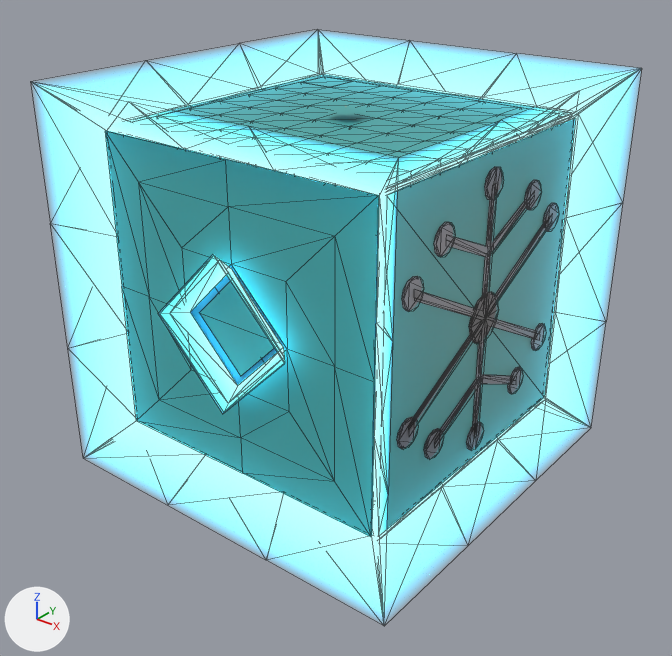
What one commit did to the glTF model static/puzzlebox.glb.
One viewpoint serves both versions: a camera (50 mm lens) standing at (3.38, -4.32, 2.29) and looking at (0.05, -0.15, -0.3). Lighting does not change. The marker at lower left points along +X, +Y and +Z. Mesh edges are drawn as thin lines on the coarser meshes. Where no turn or scale is listed for an object, it has been applied to the vertices. Vertices at the same position are counted once.

Objects in the first picture: 'Plane', 'Plane.001', 'core', 'drip-panel', 'drip-path-bg', 'light-leak', 'top-panel', 'torch-panel'.
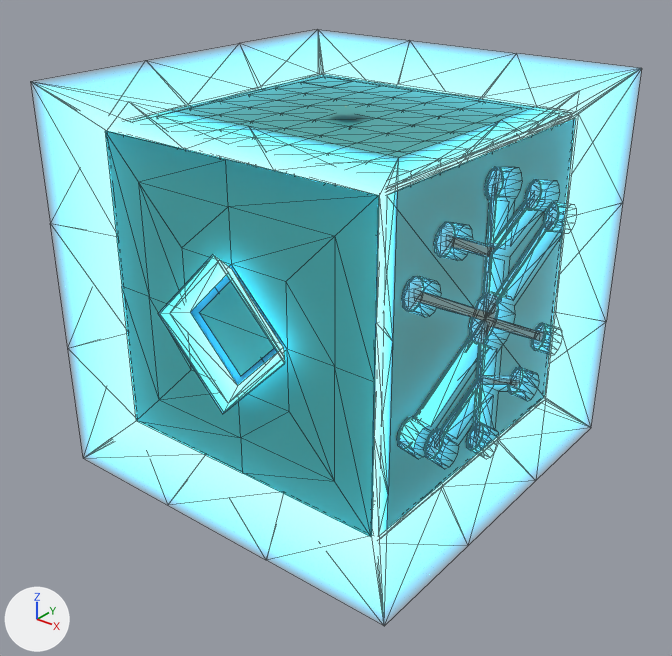
Changed parts and their boxes [x1, y1, x2, y2] in the pictures (672 x 656 px; the box of a moved part takes in the faces that stretch with it):
'drip-path-glow', added
    after: [397, 167, 552, 459]
'drip-path-bg', reshaped
    before: [397, 167, 553, 459]
    after: [398, 167, 553, 458]
part 1 of me_plane_019, moved or reshaped
    before: [397, 167, 551, 459]
    after: [398, 167, 551, 458]

What changed in the scene script:
```text
Add mat_drip_path_glow:
    mat_drip_path_glow = bpy.data.materials.new('drip-path-glow')
    # nodes: BsdfPrincipled, Mix, OutputMaterial, VertexColor
    # colours: cyan #5ad8ff, black #000000
Change me_plane_019:
    used by ob_drip_path_bg; location = (1.017, 0.0, 0.0)
    remove me_plane_019.from_pydata(...)  # 178 vertices, 170 faces; spans x -0.01, y -0.84..0.84, z -0.89..0.89
    add me_plane_019.from_pydata(...)  # 156 vertices, 154 faces; spans x -0.01, y -0.84..0.84, z -0.89..0.89
    me_plane_019 part 1
    58 vertices are removed from x -0.01, y -0.82..0.82, z -0.8..0.8
    160 faces are deleted
    36 vertices are added at x -0.01, y -0.82..0.82, z -0.72..0.72
    144 new faces join them
Add me_plane_036:
    me_plane_036.from_pydata(...)  # 468 vertices, 624 faces; spans x -0.01..0.11, y -0.85..0.85, z -0.91..0.91
    me_plane_036.materials.append(mat_drip_path_glow)
Add ob_drip_path_glow:
    ob_drip_path_glow = bpy.data.objects.new('drip-path-glow', me_plane_036)
    ob_drip_path_glow.location = (1.017, 0.0, 0.0)
```
